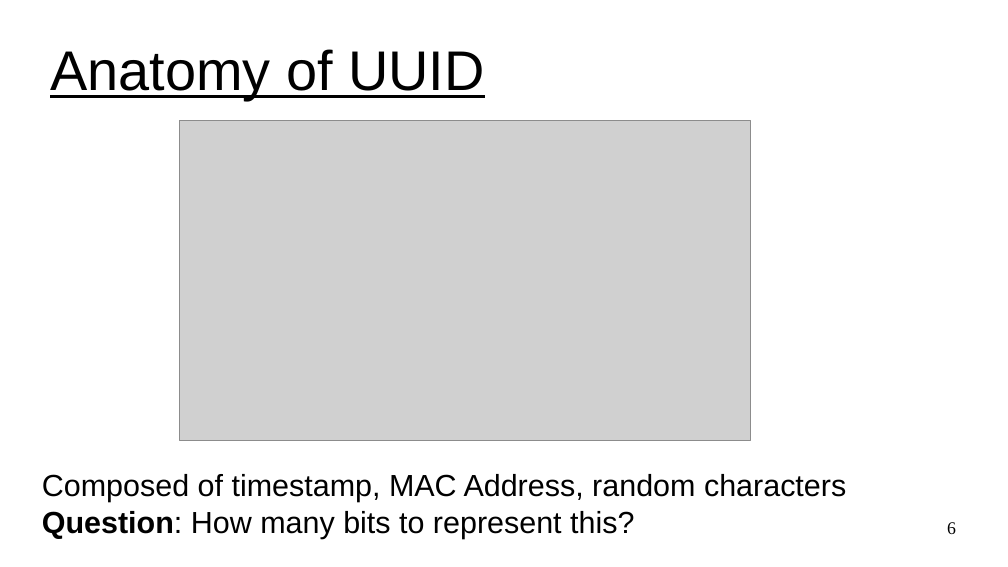
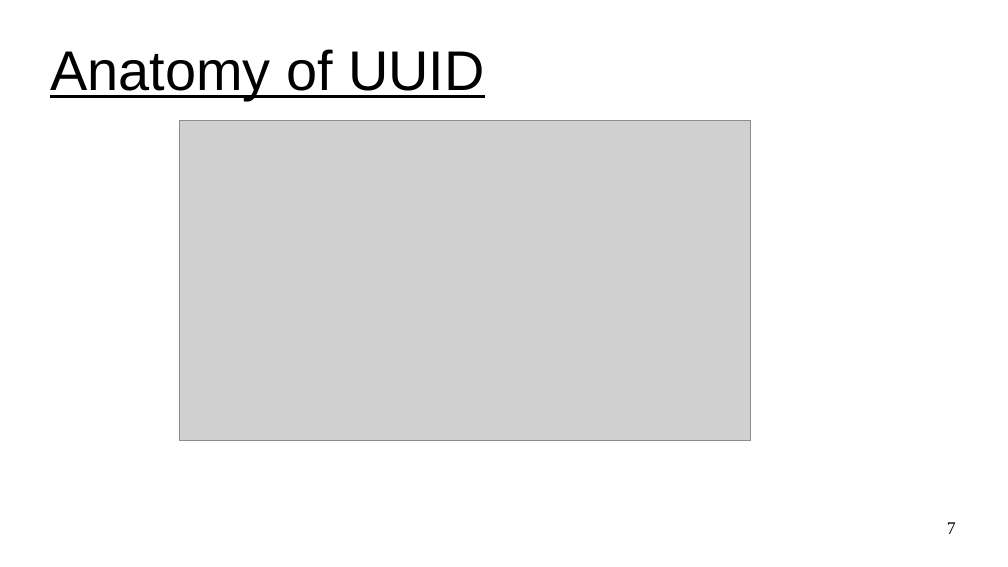
Before and after one commit to UVADS/distributed_computing, a slide deck: slide 7 of 03_dataframes_and_spark_sql/design_unique_id_generator.ppt (slide 6 before the commit). Drawn at 1008x567 pixels with LibreOffice and Linux fonts; fonts in the diff are those of the drawing; grey boxes stand for pictures. Boxes give left, top, right and bottom in pixels: in the first picture for what was removed or moved away, otherwise in the second. Text is boxed around its words. In the diff, an @@ line names an element or a change of style, - is before the commit and + after.

```diff
--- a/03_dataframes_and_spark_sql/design_unique_id_generator.ppt
+++ b/03_dataframes_and_spark_sql/design_unique_id_generator.ppt
@@ text removed at bbox=[42, 474, 846, 538] @@
-Composed of timestamp, MAC Address, random characters
-Question: How many bits to represent this?
@@ page number at bbox=[947, 522, 956, 534]: text changed @@
-6
+7
```
Also in this commit, not shown: 4 other slides changed, 1 slide added, 4 other files.
